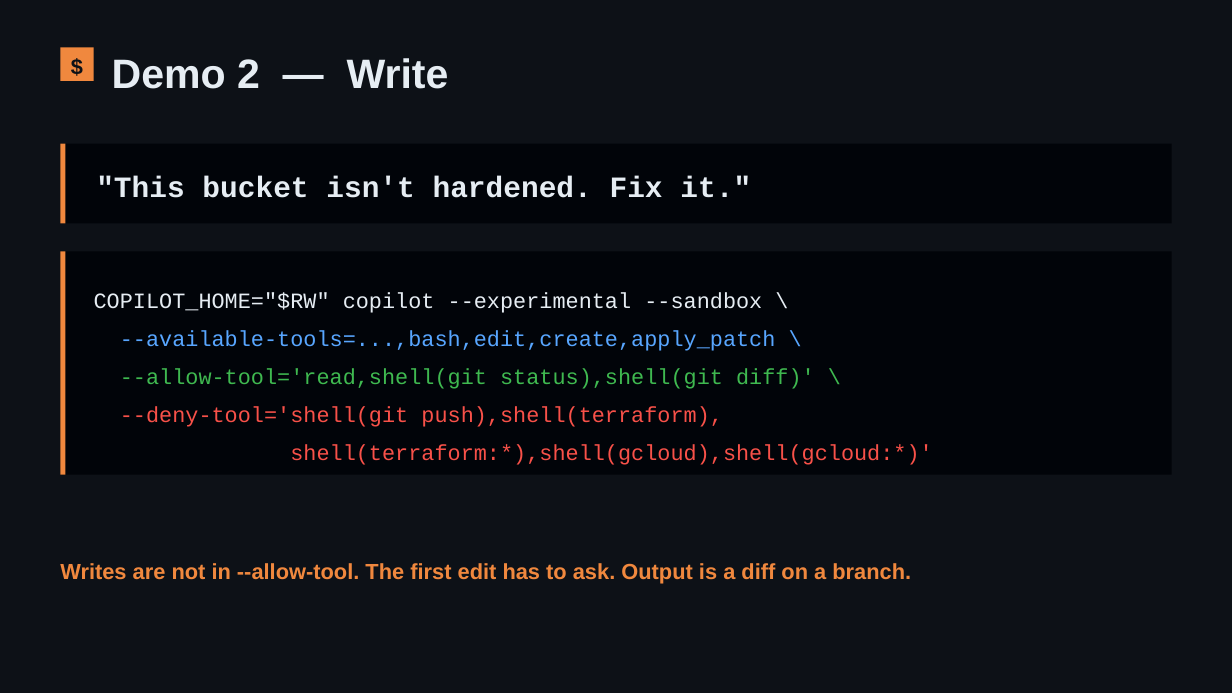
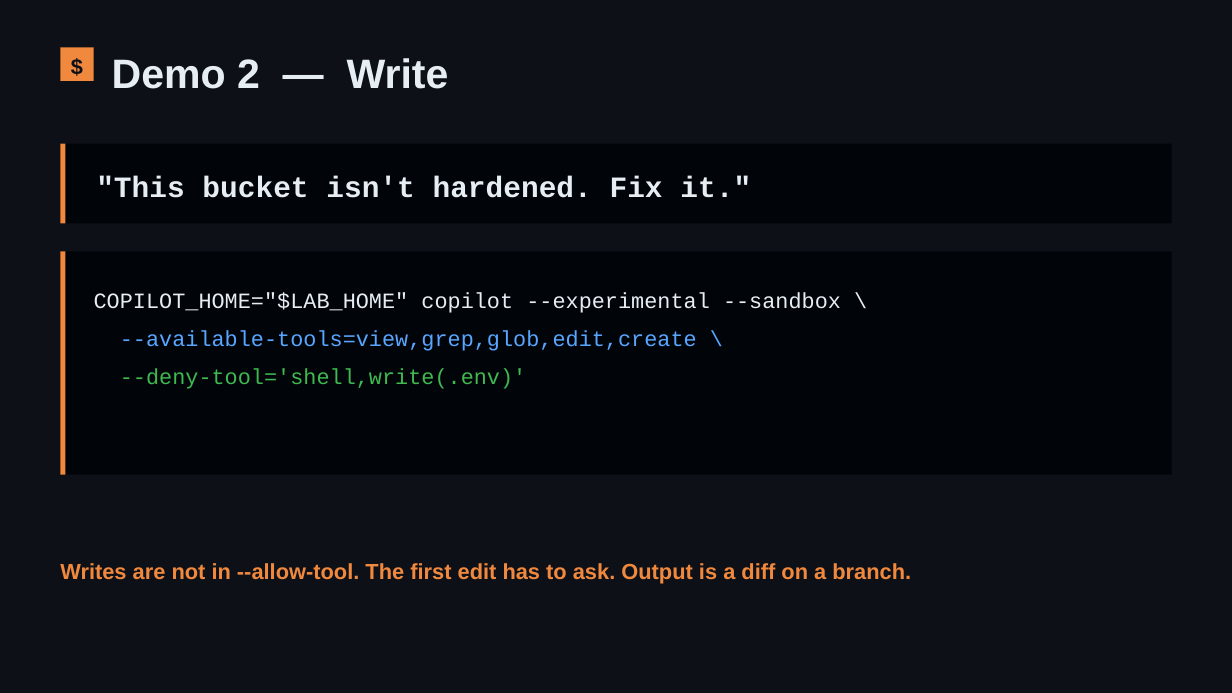
Before and after one commit to adilshehzad786/copilot-cli-real-infra, a slide deck: slide 7 of copilot-cli-real-infra-deck.pptx. Drawn at 1232x693 pixels with LibreOffice and Linux fonts; fonts in the diff are those of the drawing. Boxes give left, top, right and bottom in pixels: in the first picture for what was removed or moved away, otherwise in the second. Text is boxed around its words. In the diff, an @@ line names an element or a change of style, - is before the commit and + after.

```diff
--- a/copilot-cli-real-infra-deck.pptx
+++ b/copilot-cli-real-infra-deck.pptx
@@ text at [94, 292, 841, 389]: text changed; text colour #F85149 to #E6EDF3 @@
-COPILOT_HOME="$RW" copilot --experimental --sandbox \
---available-tools=...,bash,edit,create,apply_patch \
---allow-tool='read,shell(git status),shell(git diff)' \
---deny-tool='shell(git push),shell(terraform),
-shell(terraform:*),shell(gcloud),shell(gcloud:*)'
+COPILOT_HOME="$LAB_HOME" copilot --experimental --sandbox \
+--available-tools=view,grep,glob,edit,create \
+--deny-tool='shell,write(.env)'
```
Also in this commit, not shown: 2 other slides changed.
